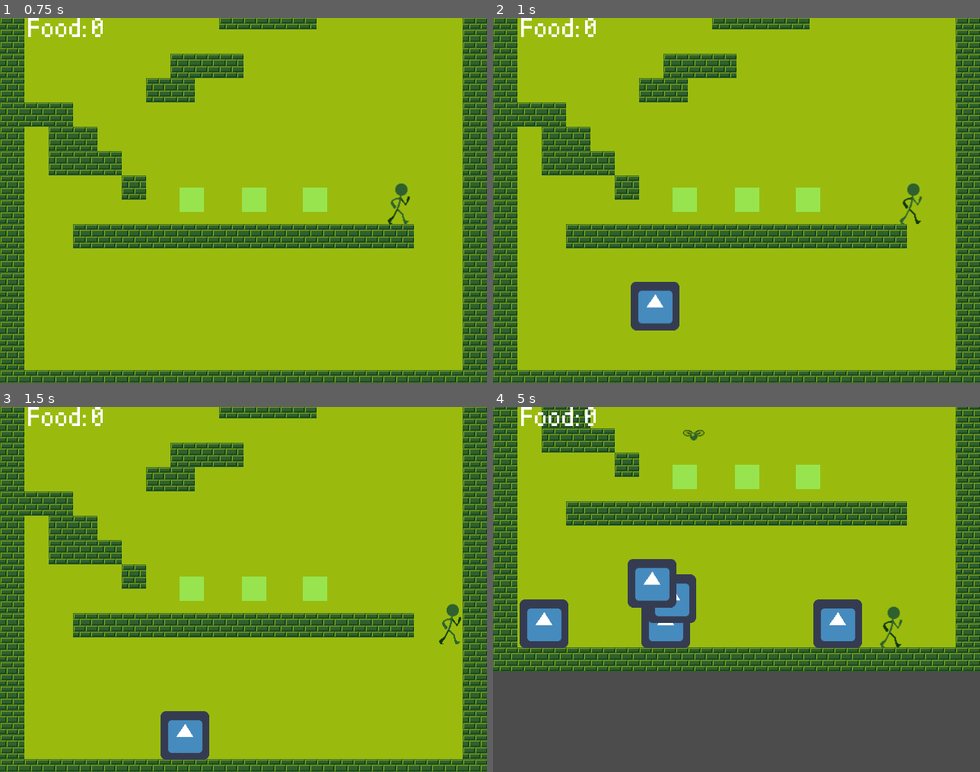
Above: before the commit, frames 1-4 (two rows, left to right).
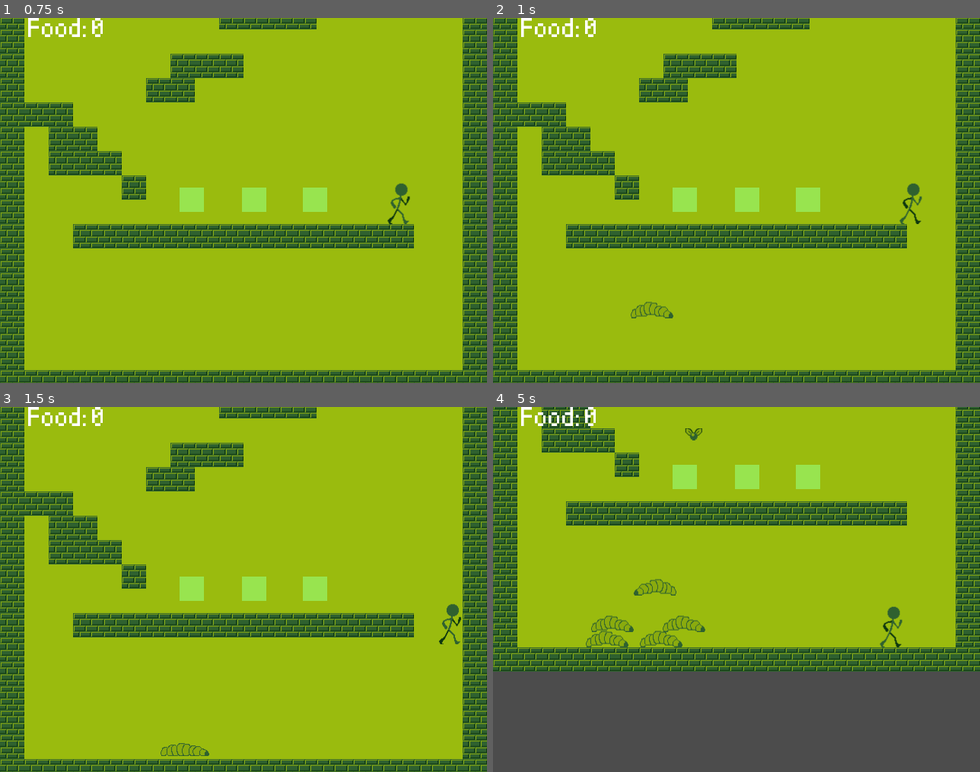
Above: after the commit, the same moments.

Repository: sbieser/LD41
Game: Godot game, scene res://Main.tscn
Two runs of this game, one before a commit and one after it. Both use one fixed random seed, a clock stepped at 60 frames per second and the inputs below. The engine's default icon, where the game draws it, is replaced by a stand-in: a white triangle on a blue panel in a dark square.
Inputs:
- Up to frame 1 (0.75 s): hold Right (ui_right) from 0.53 s (still down)
- Up to frame 2 (1 s): keep holding Right (ui_right)
- Up to frame 3 (1.5 s): keep holding Right (ui_right)
- Up to frame 4 (5 s): release Right (ui_right) at 2.03 s; hold Left (ui_left) 2.03-2.78 s; hold Right (ui_right) 2.78-4.28 s; hold Left (ui_left) from 4.28 s (still down)

Frame 1 is identical in both runs. In frame 2, 1.3% of the frame differs, in the area x 28-39%, y 72-86%; in frame 3, 1.3%; in frame 4, 5.8%, in the area x 5-76%, y 5-67%.

Commit message:
Grub animation

Diff:
--- a/Enemy_Fly.tscn
+++ b/Enemy_Fly.tscn
@@ -23,7 +23,7 @@
 custom_solver_bias = 0.0
 extents = Vector2( 10, 10 )
 
-[node name="Enemy_Fly" type="KinematicBody2D" index="0" groups=[
+[node name="Enemy_Fly" type="KinematicBody2D" groups=[
 "enemy",
 ]]
 
@@ -78,7 +78,6 @@
 position = Vector2( 2.05623, 15.6785 )
 frames = SubResource( 1 )
 animation = "move1"
-frame = 1
 playing = true
 
 [node name="HitBox2" type="CollisionShape2D" parent="." index="3"]
--- a/Enemy_Grub.gd
+++ b/Enemy_Grub.gd
@@ -46,8 +46,10 @@
 
 func move_directions():
 	if direction == "right":
+		$AnimatedSprite.flip_h = true
 		position = Vector2(self.position.x + SPEEDX, self.position.y)
 	else:
+		$AnimatedSprite.flip_h = false
 		self.position = Vector2(self.position.x - SPEEDX, self.position.y)
 
 
--- a/Enemy_Grub.tscn
+++ b/Enemy_Grub.tscn
@@ -1,25 +1,26 @@
-[gd_scene load_steps=6 format=2]
+[gd_scene load_steps=7 format=2]
 
 [ext_resource path="res://Enemy_Grub.gd" type="Script" id=1]
-[ext_resource path="res://icon.png" type="Texture" id=2]
+[ext_resource path="res://textures/player_anims/grub1.png" type="Texture" id=2]
+[ext_resource path="res://textures/player_anims/grub2.png" type="Texture" id=3]
 
-[sub_resource type="RectangleShape2D" id=3]
+[sub_resource type="RectangleShape2D" id=1]
+
+custom_solver_bias = 0.0
+extents = Vector2( 7.22287, 10 )
+
+[sub_resource type="RectangleShape2D" id=2]
 
 custom_solver_bias = 0.0
 extents = Vector2( 10, 10 )
 
-[sub_resource type="RectangleShape2D" id=4]
-
-custom_solver_bias = 0.0
-extents = Vector2( 10, 10 )
-
-[sub_resource type="SpriteFrames" id=2]
+[sub_resource type="SpriteFrames" id=3]
 
 animations = [ {
-"frames": [ ExtResource( 2 ) ],
+"frames": [ ExtResource( 2 ), ExtResource( 3 ) ],
 "loop": true,
 "name": "move1",
-"speed": 5.0
+"speed": 2.0
 } ]
 
 [node name="Enemy_Grub" type="KinematicBody2D" index="0"]
@@ -34,7 +35,29 @@
 
 [node name="Left_side" type="Area2D" parent="." index="0"]
 
-position = Vector2( 0.648163, 1.25082 )
+position = Vector2( 0.391144, 0.993797 )
+input_pickable = true
+gravity_vec = Vector2( 0, 1 )
+gravity = 98.0
+linear_damp = 0.1
+angular_damp = 1.0
+audio_bus_override = false
+audio_bus_name = "Master"
+_sections_unfolded = [ "Transform" ]
+__meta__ = {
+"_edit_group_": true
+}
+
+[node name="CollisionShape2D" type="CollisionShape2D" parent="Left_side" index="0"]
+
+position = Vector2( -31.1641, 6.57574 )
+scale = Vector2( 0.17794, 1.01821 )
+shape = SubResource( 1 )
+_sections_unfolded = [ "Transform" ]
+
+[node name="Right_side" type="Area2D" parent="." index="1"]
+
+position = Vector2( 0.776672, 1.37933 )
 input_pickable = true
 gravity_vec = Vector2( 0, 1 )
 gravity = 98.0
@@ -46,46 +69,27 @@
 "_edit_group_": true
 }
 
-[node name="CollisionShape2D" type="CollisionShape2D" parent="Left_side" index="0"]
+[node name="CollisionShape2D2" type="CollisionShape2D" parent="Right_side" index="0"]
 
-position = Vector2( -31.1641, 14.4792 )
-scale = Vector2( 0.17794, 1.63606 )
-shape = SubResource( 3 )
-_sections_unfolded = [ "Transform" ]
-
-[node name="Right_side" type="Area2D" parent="." index="1"]
-
-position = Vector2( 0.648163, 1.25082 )
-input_pickable = true
-gravity_vec = Vector2( 0, 1 )
-gravity = 98.0
-linear_damp = 0.1
-angular_damp = 1.0
-audio_bus_override = false
-audio_bus_name = "Master"
-__meta__ = {
-"_edit_group_": true
-}
-
-[node name="CollisionShape2D" type="CollisionShape2D" parent="Right_side" index="0"]
-
-position = Vector2( 29.4936, 14.4792 )
-scale = Vector2( 0.17794, 1.63606 )
-shape = SubResource( 3 )
+position = Vector2( 30.4575, 6.19018 )
+scale = Vector2( 0.103791, 0.998443 )
+shape = SubResource( 1 )
 _sections_unfolded = [ "Transform" ]
 
 [node name="CollisionShape2D" type="CollisionShape2D" parent="." index="2"]
 
-position = Vector2( -0.187062, 15.7943 )
-scale = Vector2( 2.85692, 1.641 )
-shape = SubResource( 4 )
+position = Vector2( 0.198606, 7.56954 )
+scale = Vector2( 3.10406, 0.998441 )
+shape = SubResource( 2 )
 _sections_unfolded = [ "Transform" ]
 
 [node name="AnimatedSprite" type="AnimatedSprite" parent="." index="3"]
 
-position = Vector2( 0.026184, 1.38744 )
-frames = SubResource( 2 )
+position = Vector2( 0.0261841, 1.25892 )
+frames = SubResource( 3 )
 animation = "move1"
+frame = 1
+playing = true
 
 [connection signal="body_entered" from="Left_side" to="." method="_on_Left_side_body_entered"]
 
